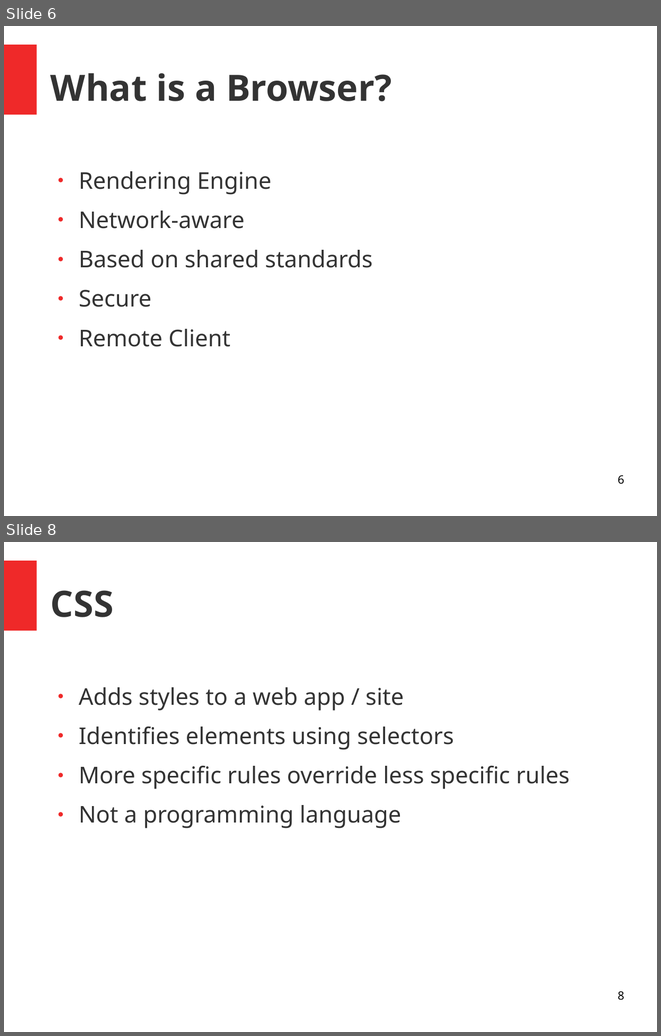
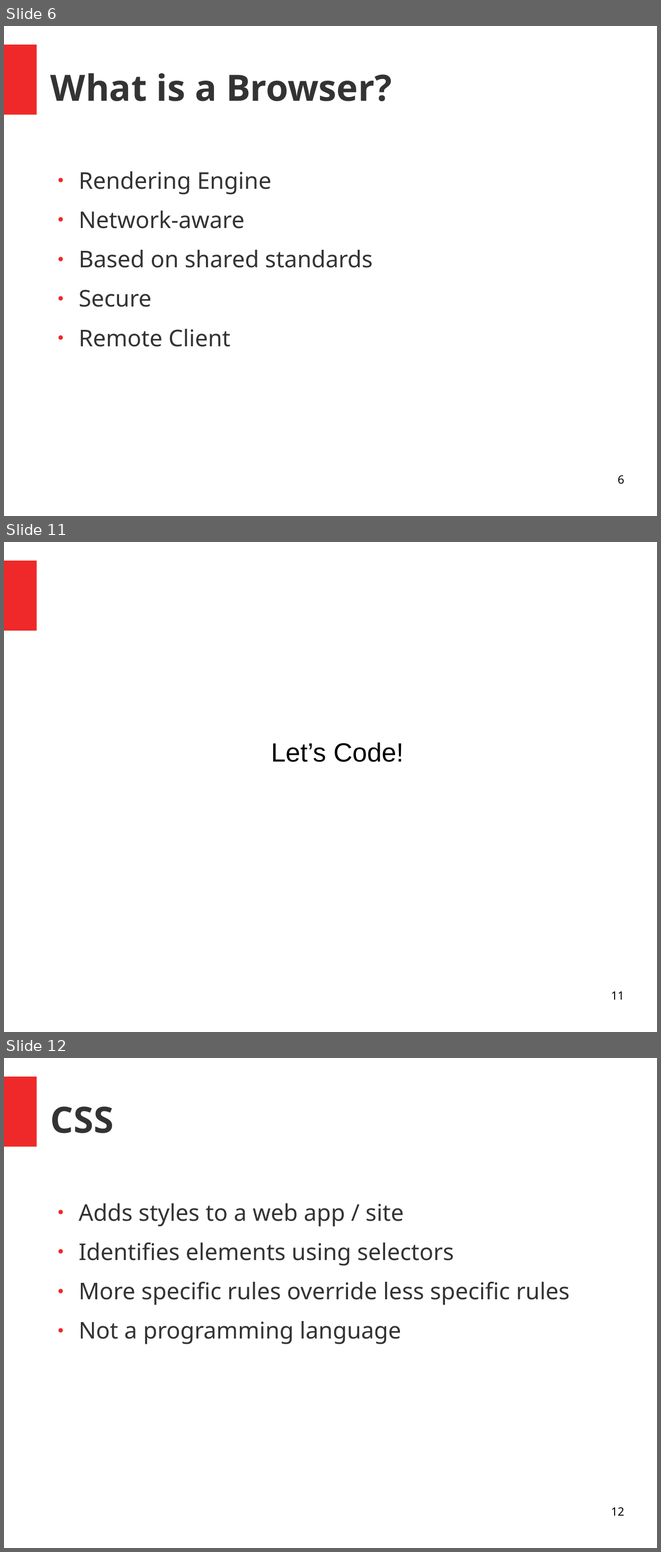
Before and after one commit to RyanKadri/rk0.xyz, a slide deck: lessons/lesson1/presentation/Presentation.odp. Shown one above the other, each under a label of ours: slides 6 and 8 before the commit, slides 6, 11 and 12 after it; the slides between them are not shown. The pictures are 661x1036 and 661x1552 pixels, drawn with LibreOffice and Linux fonts; fonts in the diff are those of the drawing. Boxes give left, top, right and bottom in pixels: in the first picture for what was removed or moved away, otherwise in the second. Text is boxed around its words. In the diff, an @@ line names an element or a change of style, - is before the commit and + after.

```diff
--- a/lessons/lesson1/presentation/Presentation.odp
+++ b/lessons/lesson1/presentation/Presentation.odp
@@ slide 11 added at <box>4,542,657,1032</box>, background #FFFFFF; not listed: 1 template element that a slide beside it also shows @@
@@ subtitle added at <box>271,742,404,762</box>, 32 pt, text #000000 @@
+Let’s Code!
@@ page number added at <box>611,991,624,999</box>, 14 pt, text #000000 @@
+11
@@ what was slide 8 is now slide 12 @@
@@ page number at <box>611,1507,624,1515</box>: text changed @@
-8
+12
```
Also in this commit, not shown: 2 slides changed, 6 other slides added, 9 other files.
